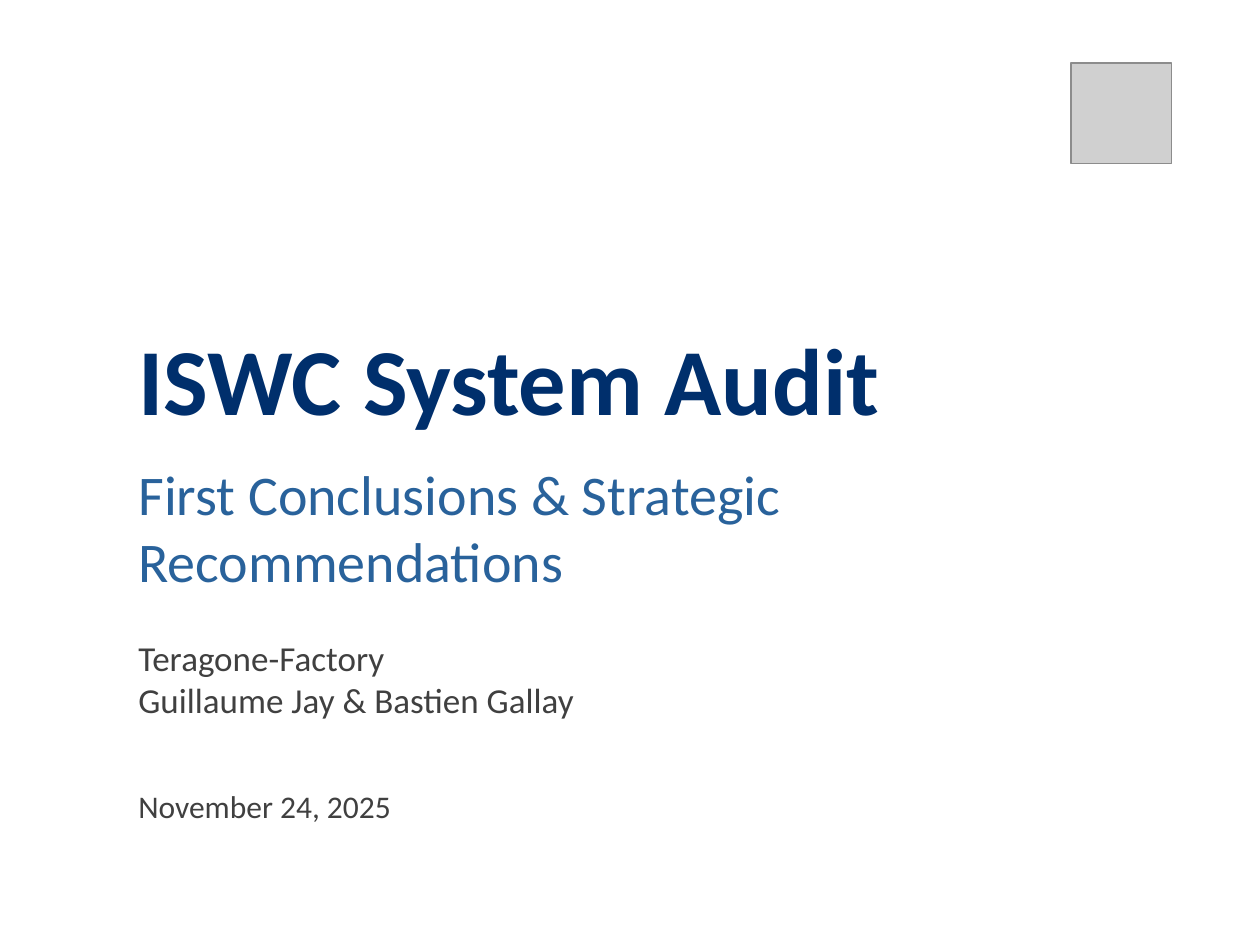
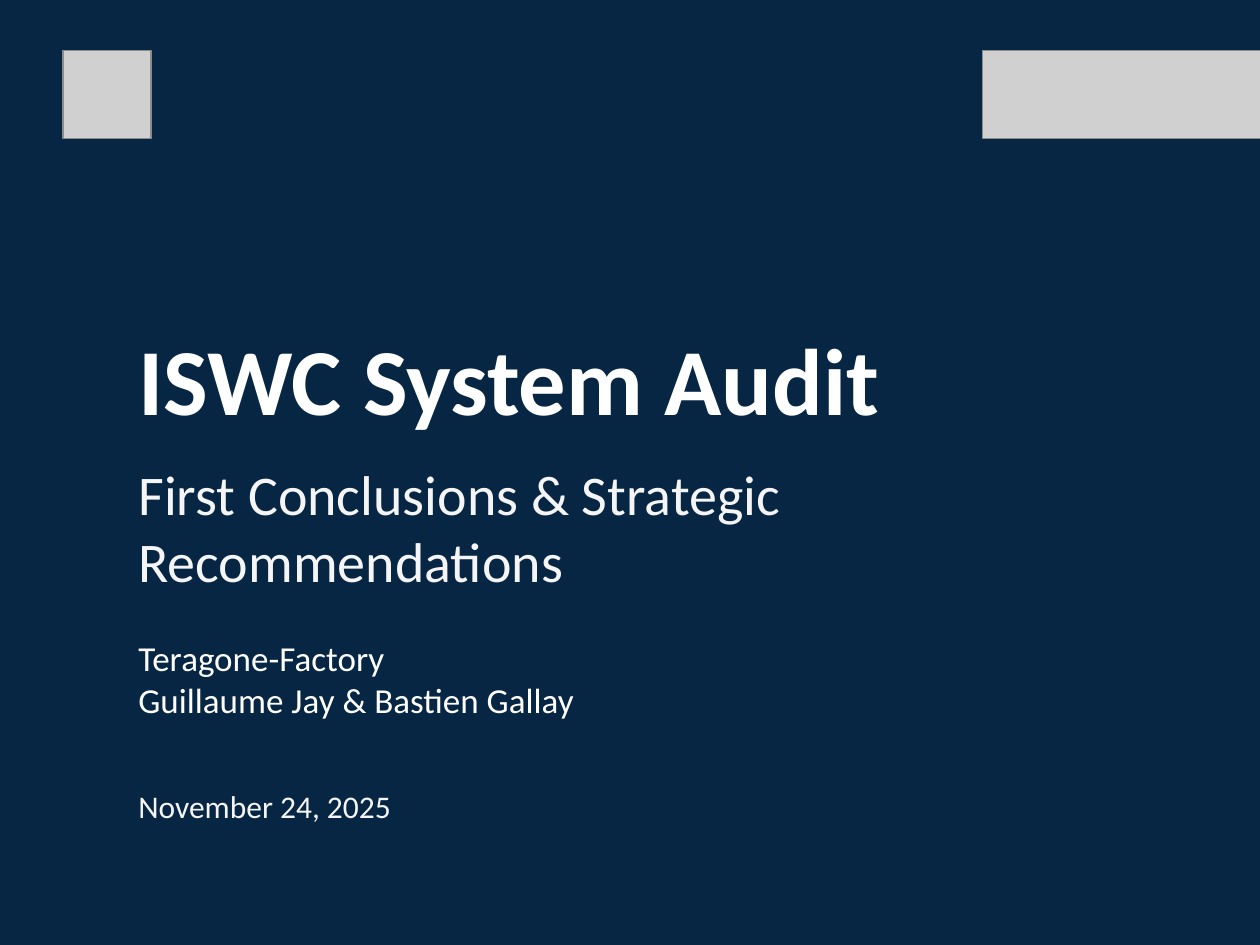
Before and after one commit to elbabass/audit_cisac, a slide deck: slide 1 of docs/deliverables/first-restitution-2025-11-24/powerpoint/part1-journey-v2.pptx. Drawn at 1260x945 pixels with LibreOffice and Linux fonts; fonts in the diff are those of the drawing; grey boxes stand for pictures. Boxes give left, top, right and bottom in pixels: in the first picture for what was removed or moved away, otherwise in the second. Text is boxed around its words. In the diff, an @@ line names an element or a change of style, - is before the commit and + after.

Commit message:
doc: Enhance PowerPoint Part 1 with Teragone branding
Apply professional Teragone-Factory design to Part 1 presentation:

Slide 1 (Hero):
- Dark blue Teragone background (#062643) with white text
- Dual logo placement: CISAC (top-left) + Teragone (top-right)
- Professional contrast and typography hierarchy

Slides 2-3 (Content):
- Thin horizontal accent bar at top (Teragone blue)
- Consistent slide numbering ("Part 1 | 2/3")
- Teragone color palette applied throughout

Color scheme:
- Primary: Teragone Dark Blue (#062643)
- Accents: Teragone Blue (#002f6c), Light Blue (#29629b)
- Text: White on dark, dark gray on light
- CISAC red reserved for client logo only

Technical:
- Updated generate_part1_pptx.py with branding functions
- Logo assets converted and ready
- Reusable header branding function for future parts

```diff
--- a/docs/deliverables/first-restitution-2025-11-24/powerpoint/part1-journey-v2.pptx
+++ b/docs/deliverables/first-restitution-2025-11-24/powerpoint/part1-journey-v2.pptx
@@ background #FFFFFF to #062643 @@
@@ picture: place and size @@
-picture at <box>1071,63,1172,164</box>
+picture at <box>63,50,151,139</box>
@@ picture added at <box>983,50,1260,139</box> @@
@@ text "ISWC System Audit" at <box>138,348,879,430</box>: text colour #002F6C to #FFFFFF @@
@@ text "First Conclusions & Strategic Recommendations" at <box>138,476,780,583</box>: text colour #29629B to #F5F5F5 @@
@@ text "Teragone-Factory" at <box>138,648,574,719</box>: text colour #404040 to #FFFFFF @@
@@ text "November 24, 2025" at <box>138,796,391,822</box>: text colour #404040 to #F5F5F5 @@
```
Also in this commit, not shown: 2 other slides changed, 1 other file.
